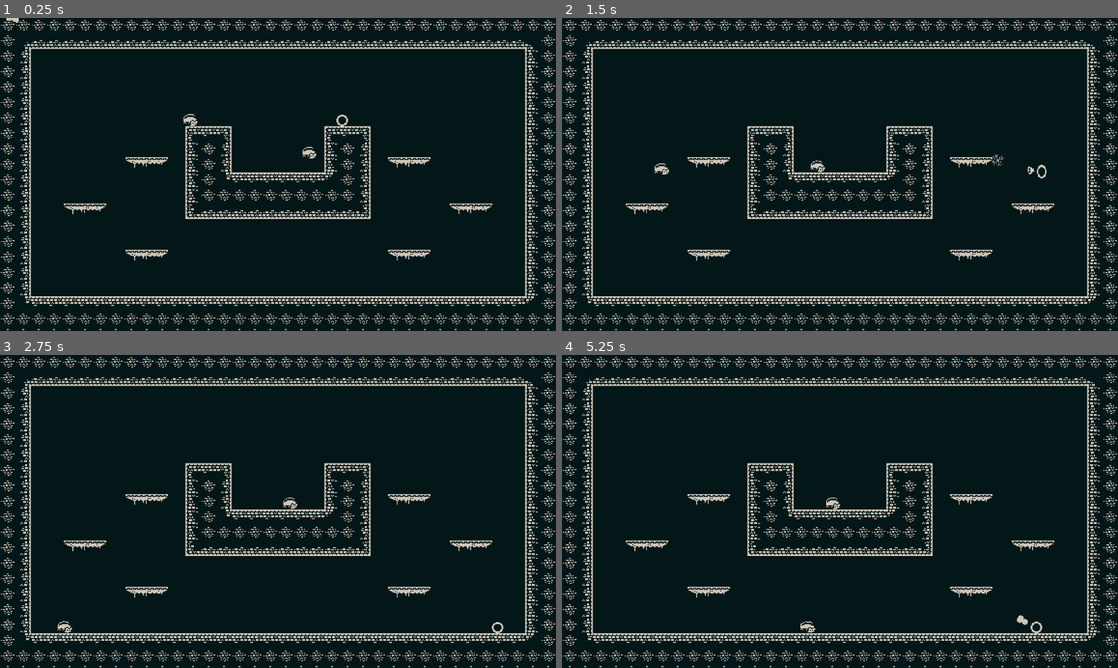
Above: before the commit, frames 1-4 (two rows, left to right).
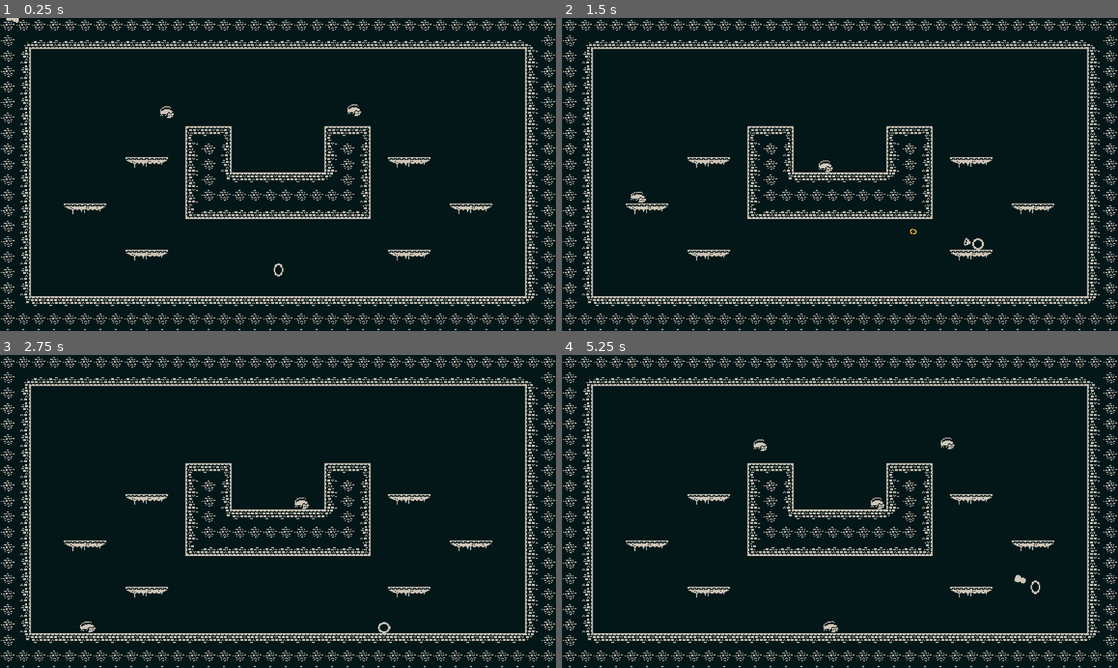
Above: after the commit, the same moments.

Repository: ajerezg/SlimeEscape
Game: Godot game, scene res://test_level.tscn
The game is run twice, just before and just after one commit, with the same random seed, the same clock (stepped at 60 frames per second) and the same inputs.
Inputs (mouse positions are in pixels of both pictures, inside the frame that each line leads up to):
- Up to frame 1 (0.25 s): no input
- Up to frame 2 (1.5 s): move the mouse to (962, 158) at 0.52 s; press the mouse at (962, 158) at 0.53 s; hold D (right) from 0.53 s (still down); tap Space (jump) at 0.77 s; move the mouse to (728, 190) at 1.27 s; release the mouse at (728, 190) at 1.28 s; right-click (728, 190) at 1.35 s
- Up to frame 3 (2.75 s): tap Space (jump) at 1.52 s; move the mouse to (333, 442) at 2.02 s; release D (right) at 2.03 s; press the mouse at (333, 442) at 2.03 s; hold A (left) from 2.03 s (still down)
- Up to frame 4 (5.25 s): move the mouse to (812, 574) at 2.77 s; release A (left) at 2.78 s; release the mouse at (812, 574) at 2.78 s; hold D (right) 2.78-4.28 s; right-click (812, 574) at 2.85 s; tap Space (jump) at 3.02, 3.77, 4.52 s; move the mouse to (1006, 558) at 3.52 s; press the mouse at (1006, 558) at 3.53 s; move the mouse to (673, 464) at 4.27 s; release the mouse at (673, 464) at 4.28 s; hold A (left) 4.28-5.03 s; right-click (673, 464) at 4.35 s; move the mouse to (867, 511) at 5.02 s; press the mouse at (867, 511) at 5.03 s; hold D (right) from 5.03 s (still down)

The runs differ from the first frame. In frame 1, 0.3% of the frame differs, in the area x 28-65%, y 27-83%; in frame 2, 0.4%; in frame 3, 0.3%; in frame 4, 0.5%, in the area x 34-87%, y 26-89%.

Commit message:
add sounds and spawner

Diff:
--- a/enemies/enemy_rat.tscn
+++ b/enemies/enemy_rat.tscn
@@ -9,6 +9,272 @@
 
 [sub_resource type="CircleShape2D" id="CircleShape2D_ufp2y"]
 radius = 13.0
+
+[sub_resource type="Animation" id="Animation_vdv1h"]
+length = 0.001
+tracks/0/type = "value"
+tracks/0/imported = false
+tracks/0/enabled = true
+tracks/0/path = NodePath("Sprite2D:scale")
+tracks/0/interp = 1
+tracks/0/loop_wrap = true
+tracks/0/keys = {
+"times": PackedFloat32Array(0),
+"transitions": PackedFloat32Array(1),
+"update": 0,
+"values": [Vector2(2, 2)]
+}
+tracks/1/type = "value"
+tracks/1/imported = false
+tracks/1/enabled = true
+tracks/1/path = NodePath("Sprite2D:rotation")
+tracks/1/interp = 1
+tracks/1/loop_wrap = true
+tracks/1/keys = {
+"times": PackedFloat32Array(0),
+"transitions": PackedFloat32Array(1),
+"update": 0,
+"values": [0.0]
+}
+tracks/2/type = "value"
+tracks/2/imported = false
+tracks/2/enabled = true
+tracks/2/path = NodePath("Sprite2D:position")
+tracks/2/interp = 1
+tracks/2/loop_wrap = true
+tracks/2/keys = {
+"times": PackedFloat32Array(0),
+"transitions": PackedFloat32Array(1),
+"update": 0,
+"values": [Vector2(0, 0)]
+}
+tracks/3/type = "value"
+tracks/3/imported = false
+tracks/3/enabled = true
+tracks/3/path = NodePath("Sprite2D:skew")
+tracks/3/interp = 1
+tracks/3/loop_wrap = true
+tracks/3/keys = {
+"times": PackedFloat32Array(0),
+"transitions": PackedFloat32Array(1),
+"update": 0,
+"values": [0.0]
+}
+tracks/4/type = "value"
+tracks/4/imported = false
+tracks/4/enabled = true
+tracks/4/path = NodePath("Sprite2D:visible")
+tracks/4/interp = 1
+tracks/4/loop_wrap = true
+tracks/4/keys = {
+"times": PackedFloat32Array(0),
+"transitions": PackedFloat32Array(1),
+"update": 1,
+"values": [true]
+}
+tracks/5/type = "value"
+tracks/5/imported = false
+tracks/5/enabled = true
+tracks/5/path = NodePath("Sprite2D:modulate")
+tracks/5/interp = 1
+tracks/5/loop_wrap = true
+tracks/5/keys = {
+"times": PackedFloat32Array(0),
+"transitions": PackedFloat32Array(1),
+"update": 0,
+"values": [Color(1, 1, 1, 1)]
+}
+tracks/6/type = "value"
+tracks/6/imported = false
+tracks/6/enabled = true
+tracks/6/path = NodePath("Area2D:monitorable")
+tracks/6/interp = 1
+tracks/6/loop_wrap = true
+tracks/6/keys = {
+"times": PackedFloat32Array(0),
+"transitions": PackedFloat32Array(1),
+"update": 1,
+"values": [true]
+}
+
+[sub_resource type="Animation" id="Animation_a06r1"]
+resource_name = "dead"
+length = 0.8
+step = 0.2
+tracks/0/type = "value"
+tracks/0/imported = false
+tracks/0/enabled = true
+tracks/0/path = NodePath("Sprite2D:scale")
+tracks/0/interp = 1
+tracks/0/loop_wrap = true
+tracks/0/keys = {
+"times": PackedFloat32Array(0, 0.8),
+"transitions": PackedFloat32Array(1, 1),
+"update": 0,
+"values": [Vector2(1.7, 2.5), Vector2(3, 1)]
+}
+tracks/1/type = "value"
+tracks/1/imported = false
+tracks/1/enabled = true
+tracks/1/path = NodePath("Sprite2D:rotation")
+tracks/1/interp = 1
+tracks/1/loop_wrap = true
+tracks/1/keys = {
+"times": PackedFloat32Array(0, 0.8),
+"transitions": PackedFloat32Array(1, 1),
+"update": 0,
+"values": [0.174533, 0.0]
+}
+tracks/2/type = "value"
+tracks/2/imported = false
+tracks/2/enabled = true
+tracks/2/path = NodePath("Sprite2D:position")
+tracks/2/interp = 1
+tracks/2/loop_wrap = true
+tracks/2/keys = {
+"times": PackedFloat32Array(0),
+"transitions": PackedFloat32Array(1),
+"update": 0,
+"values": [Vector2(0, 0)]
+}
+tracks/3/type = "value"
+tracks/3/imported = false
+tracks/3/enabled = true
+tracks/3/path = NodePath("Sprite2D:skew")
+tracks/3/interp = 1
+tracks/3/loop_wrap = true
+tracks/3/keys = {
+"times": PackedFloat32Array(0),
+"transitions": PackedFloat32Array(1),
+"update": 0,
+"values": [0.0]
+}
+tracks/4/type = "value"
+tracks/4/imported = false
+tracks/4/enabled = true
+tracks/4/path = NodePath("Sprite2D:visible")
+tracks/4/interp = 1
+tracks/4/loop_wrap = true
+tracks/4/keys = {
+"times": PackedFloat32Array(0, 0.8),
+"transitions": PackedFloat32Array(1, 1),
+"update": 1,
+"values": [true, false]
+}
+tracks/5/type = "value"
+tracks/5/imported = false
+tracks/5/enabled = true
+tracks/5/path = NodePath("Sprite2D:modulate")
+tracks/5/interp = 1
+tracks/5/loop_wrap = true
+tracks/5/keys = {
+"times": PackedFloat32Array(0, 0.8),
+"transitions": PackedFloat32Array(1.00019, 1),
+"update": 0,
+"values": [Color(1, 1, 1, 1), Color(0.122252, 0.122252, 0.122252, 1)]
+}
+tracks/6/type = "value"
+tracks/6/imported = false
+tracks/6/enabled = true
+tracks/6/path = NodePath("Area2D:monitorable")
+tracks/6/interp = 1
+tracks/6/loop_wrap = true
+tracks/6/keys = {
+"times": PackedFloat32Array(0),
+"transitions": PackedFloat32Array(1),
+"update": 1,
+"values": [false]
+}
+
+[sub_resource type="Animation" id="Animation_nw45j"]
+resource_name = "get_hit"
+length = 0.8
+loop_mode = 1
+step = 0.2
+tracks/0/type = "value"
+tracks/0/imported = false
+tracks/0/enabled = true
+tracks/0/path = NodePath("Sprite2D:scale")
+tracks/0/interp = 1
+tracks/0/loop_wrap = true
+tracks/0/keys = {
+"times": PackedFloat32Array(0, 0.2, 0.4, 0.6, 0.8),
+"transitions": PackedFloat32Array(1, 1, 1, 1, 1),
+"update": 0,
+"values": [Vector2(1.7, 2.5), Vector2(1.5, 2.7), Vector2(1.7, 2.5), Vector2(1.5, 2.7), Vector2(1.7, 2.5)]
+}
+tracks/1/type = "value"
+tracks/1/imported = false
+tracks/1/enabled = true
+tracks/1/path = NodePath("Sprite2D:rotation")
+tracks/1/interp = 1
+tracks/1/loop_wrap = true
+tracks/1/keys = {
+"times": PackedFloat32Array(0, 0.2, 0.4, 0.6, 0.8),
+"transitions": PackedFloat32Array(1, 1, 1, 1, 1),
+"update": 0,
+"values": [0.174533, 0.261799, 0.174533, 0.0872665, 0.174533]
+}
+tracks/2/type = "value"
+tracks/2/imported = false
+tracks/2/enabled = true
+tracks/2/path = NodePath("Sprite2D:position")
+tracks/2/interp = 1
+tracks/2/loop_wrap = true
+tracks/2/keys = {
+"times": PackedFloat32Array(0),
+"transitions": PackedFloat32Array(1),
+"update": 0,
+"values": [Vector2(0, 0)]
+}
+tracks/3/type = "value"
+tracks/3/imported = false
+tracks/3/enabled = true
+tracks/3/path = NodePath("Sprite2D:skew")
+tracks/3/interp = 1
+tracks/3/loop_wrap = true
+tracks/3/keys = {
+"times": PackedFloat32Array(0),
+"transitions": PackedFloat32Array(1),
+"update": 0,
+"values": [0.0]
+}
+tracks/4/type = "value"
+tracks/4/imported = false
+tracks/4/enabled = true
+tracks/4/path = NodePath("Sprite2D:visible")
+tracks/4/interp = 1
+tracks/4/loop_wrap = true
+tracks/4/keys = {
+"times": PackedFloat32Array(0),
+"transitions": PackedFloat32Array(1),
+"update": 1,
+"values": [true]
+}
+tracks/5/type = "value"
+tracks/5/imported = false
+tracks/5/enabled = true
+tracks/5/path = NodePath("Sprite2D:modulate")
+tracks/5/interp = 1
+tracks/5/loop_wrap = true
+tracks/5/keys = {
+"times": PackedFloat32Array(0, 0.2, 0.4, 0.6, 0.8),
+"transitions": PackedFloat32Array(1.00019, 1, 1, 1, 1),
+"update": 1,
+"values": [Color(1, 1, 1, 1), Color(1, 0, 0, 1), Color(1, 1, 1, 1), Color(1, 0, 0, 1), Color(1, 1, 1, 1)]
+}
+tracks/6/type = "value"
+tracks/6/imported = false
+tracks/6/enabled = true
+tracks/6/path = NodePath("Area2D:monitorable")
+tracks/6/interp = 1
+tracks/6/loop_wrap = true
+tracks/6/keys = {
+"times": PackedFloat32Array(0, 0.8),
+"transitions": PackedFloat32Array(1, 1),
+"update": 1,
+"values": [false, true]
+}
 
 [sub_resource type="Animation" id="Animation_7up0w"]
 resource_name = "idle"
@@ -87,80 +353,17 @@
 "update": 0,
 "values": [Color(1, 1, 1, 1)]
 }
-
-[sub_resource type="Animation" id="Animation_vdv1h"]
-length = 0.001
-tracks/0/type = "value"
-tracks/0/imported = false
-tracks/0/enabled = true
-tracks/0/path = NodePath("Sprite2D:scale")
-tracks/0/interp = 1
-tracks/0/loop_wrap = true
-tracks/0/keys = {
-"times": PackedFloat32Array(0),
-"transitions": PackedFloat32Array(1),
-"update": 0,
-"values": [Vector2(2, 2)]
-}
-tracks/1/type = "value"
-tracks/1/imported = false
-tracks/1/enabled = true
-tracks/1/path = NodePath("Sprite2D:rotation")
-tracks/1/interp = 1
-tracks/1/loop_wrap = true
-tracks/1/keys = {
-"times": PackedFloat32Array(0),
-"transitions": PackedFloat32Array(1),
-"update": 0,
-"values": [0.0]
-}
-tracks/2/type = "value"
-tracks/2/imported = false
-tracks/2/enabled = true
-tracks/2/path = NodePath("Sprite2D:position")
-tracks/2/interp = 1
-tracks/2/loop_wrap = true
-tracks/2/keys = {
-"times": PackedFloat32Array(0),
-"transitions": PackedFloat32Array(1),
-"update": 0,
-"values": [Vector2(0, 0)]
-}
-tracks/3/type = "value"
-tracks/3/imported = false
-tracks/3/enabled = true
-tracks/3/path = NodePath("Sprite2D:skew")
-tracks/3/interp = 1
-tracks/3/loop_wrap = true
-tracks/3/keys = {
-"times": PackedFloat32Array(0),
-"transitions": PackedFloat32Array(1),
-"update": 0,
-"values": [0.0]
-}
-tracks/4/type = "value"
-tracks/4/imported = false
-tracks/4/enabled = true
-tracks/4/path = NodePath("Sprite2D:visible")
-tracks/4/interp = 1
-tracks/4/loop_wrap = true
-tracks/4/keys = {
-"times": PackedFloat32Array(0),
-"transitions": PackedFloat32Array(1),
-"update": 1,
-"values": [true]
-}
-tracks/5/type = "value"
-tracks/5/imported = false
-tracks/5/enabled = true
-tracks/5/path = NodePath("Sprite2D:modulate")
-tracks/5/interp = 1
-tracks/5/loop_wrap = true
-tracks/5/keys = {
-"times": PackedFloat32Array(0),
-"transitions": PackedFloat32Array(1),
-"update": 0,
-"values": [Color(1, 1, 1, 1)]
+tracks/6/type = "value"
+tracks/6/imported = false
+tracks/6/enabled = true
+tracks/6/path = NodePath("Area2D:monitorable")
+tracks/6/interp = 1
+tracks/6/loop_wrap = true
+tracks/6/keys = {
+"times": PackedFloat32Array(0),
+"transitions": PackedFloat32Array(1),
+"update": 1,
+"values": [true]
 }
 
 [sub_resource type="Animation" id="Animation_f7xqw"]
@@ -240,160 +443,17 @@
 "update": 0,
 "values": [Color(1, 1, 1, 1)]
 }
-
-[sub_resource type="Animation" id="Animation_nw45j"]
-resource_name = "get_hit"
-length = 0.8
-loop_mode = 1
-step = 0.2
-tracks/0/type = "value"
-tracks/0/imported = false
-tracks/0/enabled = true
-tracks/0/path = NodePath("Sprite2D:scale")
-tracks/0/interp = 1
-tracks/0/loop_wrap = true
-tracks/0/keys = {
-"times": PackedFloat32Array(0, 0.2, 0.4, 0.6, 0.8),
-"transitions": PackedFloat32Array(1, 1, 1, 1, 1),
-"update": 0,
-"values": [Vector2(1.7, 2.5), Vector2(1.5, 2.7), Vector2(1.7, 2.5), Vector2(1.5, 2.7), Vector2(1.7, 2.5)]
-}
-tracks/1/type = "value"
-tracks/1/imported = false
-tracks/1/enabled = true
-tracks/1/path = NodePath("Sprite2D:rotation")
-tracks/1/interp = 1
-tracks/1/loop_wrap = true
-tracks/1/keys = {
-"times": PackedFloat32Array(0, 0.2, 0.4, 0.6, 0.8),
-"transitions": PackedFloat32Array(1, 1, 1, 1, 1),
-"update": 0,
-"values": [0.174533, 0.261799, 0.174533, 0.0872665, 0.174533]
-}
-tracks/2/type = "value"
-tracks/2/imported = false
-tracks/2/enabled = true
-tracks/2/path = NodePath("Sprite2D:position")
-tracks/2/interp = 1
-tracks/2/loop_wrap = true
-tracks/2/keys = {
-"times": PackedFloat32Array(0),
-"transitions": PackedFloat32Array(1),
-"update": 0,
-"values": [Vector2(0, 0)]
-}
-tracks/3/type = "value"
-tracks/3/imported = false
-tracks/3/enabled = true
-tracks/3/path = NodePath("Sprite2D:skew")
-tracks/3/interp = 1
-tracks/3/loop_wrap = true
-tracks/3/keys = {
-"times": PackedFloat32Array(0),
-"transitions": PackedFloat32Array(1),
-"update": 0,
-"values": [0.0]
-}
-tracks/4/type = "value"
-tracks/4/imported = false
-tracks/4/enabled = true
-tracks/4/path = NodePath("Sprite2D:visible")
-tracks/4/interp = 1
-tracks/4/loop_wrap = true
-tracks/4/keys = {
-"times": PackedFloat32Array(0),
-"transitions": PackedFloat32Array(1),
-"update": 1,
-"values": [true]
-}
-tracks/5/type = "value"
-tracks/5/imported = false
-tracks/5/enabled = true
-tracks/5/path = NodePath("Sprite2D:modulate")
-tracks/5/interp = 1
-tracks/5/loop_wrap = true
-tracks/5/keys = {
-"times": PackedFloat32Array(0, 0.2, 0.4, 0.6, 0.8),
-"transitions": PackedFloat32Array(1.00019, 1, 1, 1, 1),
-"update": 1,
-"values": [Color(1, 1, 1, 1), Color(1, 0, 0, 1), Color(1, 1, 1, 1), Color(1, 0, 0, 1), Color(1, 1, 1, 1)]
-}
-
-[sub_resource type="Animation" id="Animation_a06r1"]
-resource_name = "dead"
-length = 0.8
-step = 0.2
-tracks/0/type = "value"
-tracks/0/imported = false
-tracks/0/enabled = true
-tracks/0/path = NodePath("Sprite2D:scale")
-tracks/0/interp = 1
-tracks/0/loop_wrap = true
-tracks/0/keys = {
-"times": PackedFloat32Array(0, 0.8),
-"transitions": PackedFloat32Array(1, 1),
-"update": 0,
-"values": [Vector2(1.7, 2.5), Vector2(3, 1)]
-}
-tracks/1/type = "value"
-tracks/1/imported = false
-tracks/1/enabled = true
-tracks/1/path = NodePath("Sprite2D:rotation")
-tracks/1/interp = 1
-tracks/1/loop_wrap = true
-tracks/1/keys = {
-"times": PackedFloat32Array(0, 0.8),
-"transitions": PackedFloat32Array(1, 1),
-"update": 0,
-"values": [0.174533, 0.0]
-}
-tracks/2/type = "value"
-tracks/2/imported = false
-tracks/2/enabled = true
-tracks/2/path = NodePath("Sprite2D:position")
-tracks/2/interp = 1
-tracks/2/loop_wrap = true
-tracks/2/keys = {
-"times": PackedFloat32Array(0),
-"transitions": PackedFloat32Array(1),
-"update": 0,
-"values": [Vector2(0, 0)]
-}
-tracks/3/type = "value"
-tracks/3/imported = false
-tracks/3/enabled = true
-tracks/3/path = NodePath("Sprite2D:skew")
-tracks/3/interp = 1
-tracks/3/loop_wrap = true
-tracks/3/keys = {
-"times": PackedFloat32Array(0),
-"transitions": PackedFloat32Array(1),
-"update": 0,
-"values": [0.0]
-}
-tracks/4/type = "value"
-tracks/4/imported = false
-tracks/4/enabled = true
-tracks/4/path = NodePath("Sprite2D:visible")
-tracks/4/interp = 1
-tracks/4/loop_wrap = true
-tracks/4/keys = {
-"times": PackedFloat32Array(0, 0.8),
-"transitions": PackedFloat32Array(1, 1),
-"update": 1,
-"values": [true, false]
-}
-tracks/5/type = "value"
-tracks/5/imported = false
-tracks/5/enabled = true
-tracks/5/path = NodePath("Sprite2D:modulate")
-tracks/5/interp = 1
-tracks/5/loop_wrap = true
-tracks/5/keys = {
-"times": PackedFloat32Array(0, 0.8),
-"transitions": PackedFloat32Array(1.00019, 1),
-"update": 0,
-"values": [Color(1, 1, 1, 1), Color(0.122252, 0.122252, 0.122252, 1)]
+tracks/6/type = "value"
+tracks/6/imported = false
+tracks/6/enabled = true
+tracks/6/path = NodePath("Area2D:monitorable")
+tracks/6/interp = 1
+tracks/6/loop_wrap = true
+tracks/6/keys = {
+"times": PackedFloat32Array(0),
+"transitions": PackedFloat32Array(1),
+"update": 1,
+"values": [true]
 }
 
 [sub_resource type="AnimationLibrary" id="AnimationLibrary_ycfq4"]
@@ -412,7 +472,6 @@
 collision_layer = 4
 platform_floor_layers = 1
 script = ExtResource("1_s1m56")
-hp = 20.0
 speed = 150.0
 
 [node name="Label" type="Label" parent="."]
--- /dev/null
+++ b/enemies/enemy_spawner.gd
@@ -0,0 +1,27 @@
+extends Node2D
+
+class_name EnemySpawner
+
+
+@export var spawn_time := 5.0
+@export var enemy_scene : Resource
+@export var random_direction := true
+
+@onready var spawn_timer: Timer = $SpawnTimer
+
+
+func _ready() -> void:
+	spawn_timer.one_shot = true
+	spawn_timer.wait_time = spawn_time
+
+
+func _process(delta: float) -> void:
+	if spawn_timer.is_stopped():
+		var new_enemy = enemy_scene.instantiate()
+		new_enemy.global_position = global_position
+		var factor = 1
+		if random_direction:
+			factor = 1 if randi_range(1, 2) == 1 else -1
+		new_enemy.direction.x =  factor * new_enemy.direction.x
+		get_parent().add_child(new_enemy)
+		spawn_timer.start()
--- /dev/null
+++ b/enemies/enemy_spawner.tscn
@@ -0,0 +1,9 @@
+[gd_scene load_steps=2 format=3 uid="uid://b5fy1vpb51eau"]
+
+[ext_resource type="Script" path="res://enemies/enemy_spawner.gd" id="1_m30yw"]
+
+[node name="EnemySpawner" type="Node2D"]
+position = Vector2(381, 166)
+script = ExtResource("1_m30yw")
+
+[node name="SpawnTimer" type="Timer" parent="."]
--- a/player/basic_attack_state.tscn
+++ b/player/basic_attack_state.tscn
@@ -41,6 +41,18 @@
 "update": 0,
 "values": [Vector2(25, 0)]
 }
+tracks/3/type = "value"
+tracks/3/imported = false
+tracks/3/enabled = true
+tracks/3/path = NodePath("PlayerCenterPosition/Sprite2D/Area2D:monitoring")
+tracks/3/interp = 1
+tracks/3/loop_wrap = true
+tracks/3/keys = {
+"times": PackedFloat32Array(0),
+"transitions": PackedFloat32Array(1),
+"update": 1,
+"values": [false]
+}
 
 [sub_resource type="Animation" id="Animation_b0e3o"]
 resource_name = "attack"
@@ -82,6 +94,18 @@
 "update": 0,
 "values": [Vector2(5, 0), Vector2(30, 0), Vector2(30, 0)]
 }
+tracks/3/type = "value"
+tracks/3/imported = false
+tracks/3/enabled = true
+tracks/3/path = NodePath("PlayerCenterPosition/Sprite2D/Area2D:monitoring")
+tracks/3/interp = 1
+tracks/3/loop_wrap = true
+tracks/3/keys = {
+"times": PackedFloat32Array(0),
+"transitions": PackedFloat32Array(1),
+"update": 1,
+"values": [true]
+}
 
 [sub_resource type="Animation" id="Animation_8u3kj"]
 resource_name = "idle"
@@ -94,6 +118,18 @@
 tracks/0/interp = 1
 tracks/0/loop_wrap = true
 tracks/0/keys = {
+"times": PackedFloat32Array(0),
+"transitions": PackedFloat32Array(1),
+"update": 1,
+"values": [false]
+}
+tracks/1/type = "value"
+tracks/1/imported = false
+tracks/1/enabled = true
+tracks/1/path = NodePath("PlayerCenterPosition/Sprite2D/Area2D:monitoring")
+tracks/1/interp = 1
+tracks/1/loop_wrap = true
+tracks/1/keys = {
 "times": PackedFloat32Array(0),
 "transitions": PackedFloat32Array(1),
 "update": 1,
@@ -141,8 +177,11 @@
 scale = Vector2(0.5, 0.5)
 collision_layer = 8
 collision_mask = 4
+monitoring = false
 
 [node name="CollisionShape2D" type="CollisionShape2D" parent="PlayerCenterPosition/Sprite2D/Area2D"]
 shape = SubResource("CircleShape2D_ld3qj")
 
+[node name="AudioStreamPlayer2D" type="AudioStreamPlayer2D" parent="."]
+
 [connection signal="area_entered" from="PlayerCenterPosition/Sprite2D/Area2D" to="." method="_on_area_2d_area_entered"]
--- a/player/basic_range_projectile.gd
+++ b/player/basic_range_projectile.gd
@@ -5,7 +5,9 @@
 @onready var animation_player: AnimationPlayer = $AnimationPlayer
 @onready var duration_timer: Timer = $DurationTimer
 @onready var impact_timer: Timer = $ImpactTimer
+@onready var audio_stream_player_2d: AudioStreamPlayer2D = $AudioStreamPlayer2D
 
+@export var hit_sound := preload("res://hit1.ogg")
 @export var damage := 5.0
 @export var speed := 500.0
 @export var duration_time := 2.0
@@ -49,4 +51,6 @@
 func _on_area_2d_area_entered(area: Area2D) -> void:
 	if area.is_in_group("enemy"):
 		area.get_parent().receive_hit(damage)
+		audio_stream_player_2d.set_stream(hit_sound)
+		audio_stream_player_2d.play()
 		impact()
--- a/player/basic_range_projectile.tscn
+++ b/player/basic_range_projectile.tscn
@@ -167,4 +167,6 @@
 [node name="CollisionShape2D" type="CollisionShape2D" parent="Area2D"]
 shape = SubResource("CircleShape2D_wv48k")
 
+[node name="AudioStreamPlayer2D" type="AudioStreamPlayer2D" parent="."]
+
 [connection signal="area_entered" from="Area2D" to="." method="_on_area_2d_area_entered"]
--- a/player/states/basic_attack_state.gd
+++ b/player/states/basic_attack_state.gd
@@ -5,7 +5,9 @@
 @onready var animation_player: AnimationPlayer = $AnimationPlayer
 @onready var sprite_2d: Sprite2D = $PlayerCenterPosition/Sprite2D
 @onready var player_center_position: Marker2D = $PlayerCenterPosition
+@onready var audio_stream_player_2d: AudioStreamPlayer2D = $AudioStreamPlayer2D
 
+@export var hit_sound = preload("res://hit2.ogg")
 @export var damage := 10
 
 var attack_time := 0.2
@@ -45,3 +47,5 @@
 func _on_area_2d_area_entered(area: Area2D) -> void:
 	if area.is_in_group("enemy"):
 		area.get_parent().receive_hit(damage)
+		audio_stream_player_2d.set_stream(hit_sound)
+		audio_stream_player_2d.play()
--- /dev/null
+++ b/test_level.gd
@@ -0,0 +1,11 @@
+extends Node2D
+
+@onready var audio_stream_player: AudioStreamPlayer = $AudioStreamPlayer
+# Called when the node enters the scene tree for the first time.
+func _ready() -> void:
+	audio_stream_player.play()
+
+
+# Called every frame. 'delta' is the elapsed time since the previous frame.
+func _process(delta: float) -> void:
+	pass
--- a/test_level.tscn
+++ b/test_level.tscn
@@ -1,8 +1,11 @@
-[gd_scene load_steps=7 format=4 uid="uid://dq41ilg6rwt07"]
+[gd_scene load_steps=10 format=4 uid="uid://dq41ilg6rwt07"]
 
+[ext_resource type="Script" path="res://test_level.gd" id="1_dcd3u"]
 [ext_resource type="Texture2D" uid="uid://d24kl3vtfirna" path="res://colored-transparent_packed.png" id="1_ikmm3"]
 [ext_resource type="PackedScene" uid="uid://b8k713ljirnd4" path="res://player/player.tscn" id="2_lwsyj"]
-[ext_resource type="PackedScene" uid="uid://du8c0bkcj5yk8" path="res://enemies/enemy_rat.tscn" id="3_634r6"]
+[ext_resource type="PackedScene" uid="uid://b5fy1vpb51eau" path="res://enemies/enemy_spawner.tscn" id="5_j8ymq"]
+[ext_resource type="AudioStream" uid="uid://dw6gu54xs5g06" path="res://Retro Mystic.ogg" id="5_jvm1v"]
+[ext_resource type="PackedScene" uid="uid://du8c0bkcj5yk8" path="res://enemies/enemy_rat.tscn" id="6_ss54u"]
 
 [sub_resource type="QuadMesh" id="QuadMesh_gdexo"]
 
@@ -1108,6 +1111,7 @@
 sources/0 = SubResource("TileSetAtlasSource_cckfg")
 
 [node name="TestLevel" type="Node2D"]
+script = ExtResource("1_dcd3u")
 
 [node name="MeshInstance2D" type="MeshInstance2D" parent="."]
 modulate = Color(0.012611, 0.0861128, 0.0951369, 1)
@@ -1121,11 +1125,14 @@
 tile_set = SubResource("TileSet_1kwmo")
 
 [node name="Player" parent="." instance=ExtResource("2_lwsyj")]
-position = Vector2(709, 200)
+position = Vector2(577, 493)
 
-[node name="Enemy_rat" parent="." instance=ExtResource("3_634r6")]
-position = Vector2(432, 195)
-direction = Vector2(-1, 0)
+[node name="AudioStreamPlayer" type="AudioStreamPlayer" parent="."]
+stream = ExtResource("5_jvm1v")
 
-[node name="Enemy_rat2" parent="." instance=ExtResource("3_634r6")]
-position = Vector2(641, 246)
+[node name="EnemySpawner" parent="." instance=ExtResource("5_j8ymq")]
+enemy_scene = ExtResource("6_ss54u")
+
+[node name="EnemySpawner2" parent="." instance=ExtResource("5_j8ymq")]
+position = Vector2(769, 162)
+enemy_scene = ExtResource("6_ss54u")
Not shown, added: Retro Mystic.ogg.import
Not shown, added: hit1.ogg.import
Not shown, added: hit2.ogg.import
Not shown, added: Retro Mystic.ogg
Not shown, added: hit1.ogg
Not shown, added: hit2.ogg
